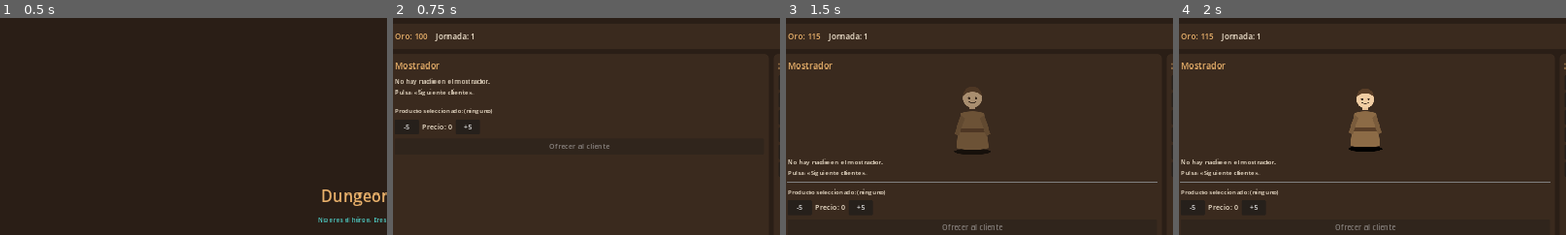
Above: before the commit, frames 1-4 (left to right).
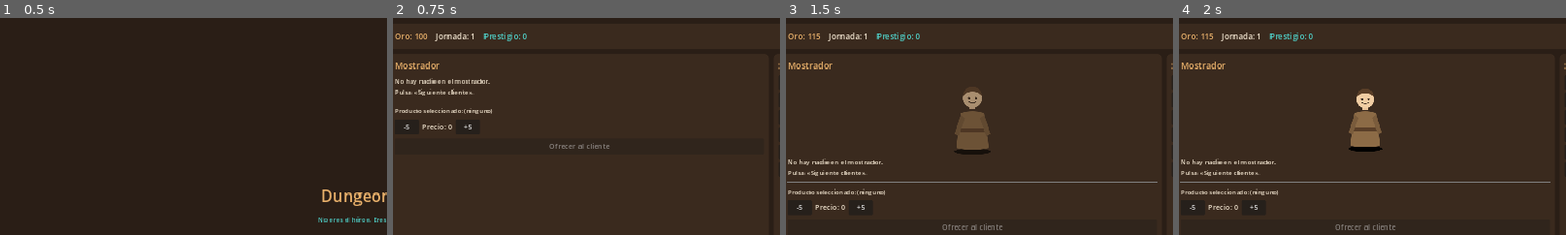
Above: after the commit, the same moments.

Repository: luckyvalentinaguirre-bot/DungeonShop
Game: Godot game, scene res://scenes/main_menu/MainMenu.tscn
The game is run twice, just before and just after one commit, with the same random seed, the same clock (stepped at 60 frames per second) and the same inputs.
Inputs:
- Up to frame 1 (0.5 s): no input
- Up to frame 2 (0.75 s): click "Nueva partida" at 0.5 s
- Up to frame 3 (1.5 s): click "Siguiente cliente" at 1.25 s
- Up to frame 4 (2 s): no input
The pictures show only the part of the screen within x 1-51%, y 0-50%; the shares and areas given below are measured in that part.

Frame 1 is identical in both runs. In frame 2, 0.2% of the frame differs, in the area x 23-35%, y 6-11%; in frame 3, 0.2%; in frame 4, 0.2%.

Commit message:
Sistemas (lote 1): reputación, mercado de materiales y héroes
- ReputationSystem: prestigio + afinidad por facción con tensiones entre rivales
  (Corona/Buhoneros, Arcano/Corona, Gremio/Artesanos). Integrado: las ventas
  atendidas y de estantería suben la reputación; el HUD muestra el prestigio.
- Mercado: GameState.buy_material() (paga y añade materiales al stock) y
  material_price(); materiales seguidos en el mercado con precio fluctuante.
- Héroes: ProfessionData, HeroProfile, ExpeditionData, ExpeditionOutcome,
  ExpeditionResolver (puro: el resultado depende del equipo vendido; los
  defectos restan poder) y HeroManager (lealtad/nivel al volver).
- EventBus: señales de reputación, héroes, eventos, misiones, logros y guardado.
- Tests: reputación y expediciones. Runner actualizado.

Co-Authored-By: Claude Opus 4.8 <noreply@anthropic.com>
Claude-Session: https://claude.ai/code/session_01BvQJaW7W6TmoPXUchrmyos

Diff:
--- /dev/null
+++ b/scripts/data/ExpeditionData.gd
@@ -0,0 +1,8 @@
+class_name ExpeditionData
+extends Resource
+## Un reto/mazmorra objetivo y su dificultad. Ver docs/systems/03_Heroes.md.
+
+@export var id: StringName = &""
+@export var display_name: String = ""
+## Dificultad del reto (se compara con el poder del equipo del héroe).
+@export var difficulty: float = 5.0
--- /dev/null
+++ b/scripts/data/HeroProfile.gd
@@ -0,0 +1,12 @@
+class_name HeroProfile
+extends Resource
+## Datos de un héroe. Los héroes compran como clientes y además parten a expediciones
+## cuyo resultado depende del equipo que les vendiste. Ver docs/systems/03_Heroes.md.
+
+@export var id: StringName = &""
+@export var display_name: String = ""
+@export var profession: ProfessionData
+@export var level: int = 1
+## Lealtad hacia la tienda (0..1): sube al equiparle bien.
+@export_range(0.0, 1.0) var loyalty: float = 0.2
+@export var traits: Array = []
--- /dev/null
+++ b/scripts/data/ProfessionData.gd
@@ -0,0 +1,9 @@
+class_name ProfessionData
+extends Resource
+## Clase/profesión de un héroe (guerrero, mago, pícaro…). Define qué equipo le
+## conviene (adecuación). Ver docs/systems/03_Heroes.md.
+
+@export var id: StringName = &""
+@export var display_name: String = ""
+## Etiquetas de equipo que le sientan bien (p. ej. &"ligero" para clases ágiles).
+@export var preferred_tags: Array = []
--- /dev/null
+++ b/scripts/heroes/ExpeditionOutcome.gd
@@ -0,0 +1,12 @@
+class_name ExpeditionOutcome
+extends RefCounted
+## Resultado estructurado de una expedición (gradiente, no binario). Ver
+## docs/systems/03_Heroes.md §4.
+
+enum Kind { TRIUMPH, NARROW, RETREAT, LOST }
+
+var kind: Kind = Kind.RETREAT
+var survived: bool = true
+var loot_value: int = 0
+var loyalty_delta: float = 0.0
+var narrative: String = ""
--- /dev/null
+++ b/scripts/heroes/ExpeditionResolver.gd
@@ -0,0 +1,50 @@
+class_name ExpeditionResolver
+extends RefCounted
+## Resuelve una expedición FUERA DE CÁMARA a partir del equipo que le vendiste al
+## héroe, la dificultad del reto, su nivel y azar acotado. Puro y determinista con
+## la misma semilla (clave para balancear y testear). Ver docs/systems/03_Heroes.md §4.
+
+## Poder de combate del equipo: mejor calidad y buenos atributos suman; los defectos
+## restan (una espada frágil puede costarle la vida al héroe).
+static func equipment_power(items: Array) -> float:
+	var power: float = 0.0
+	for it in items:
+		if it == null or it.data == null:
+			continue
+		power += 1.0 + float(it.quality)
+		if it.defect:
+			power -= 1.5
+		for value in it.attributes.values():
+			power += float(value) * 0.1
+	return maxf(0.0, power)
+
+## Calcula el resultado de la expedición (gradiente triunfo→baja).
+static func resolve(power: float, difficulty: float, hero_level: int, rng: RandomNumberGenerator) -> ExpeditionOutcome:
+	var o := ExpeditionOutcome.new()
+	var effective: float = power + float(hero_level) * 0.5 + rng.randf_range(-1.0, 1.0)
+	var ratio: float = effective / maxf(1.0, difficulty)
+	if ratio >= 1.3:
+		o.kind = ExpeditionOutcome.Kind.TRIUMPH
+		o.survived = true
+		o.loot_value = int(difficulty * 12.0)
+		o.loyalty_delta = 0.15
+		o.narrative = "Volvió victorioso, cargado de botín."
+	elif ratio >= 1.0:
+		o.kind = ExpeditionOutcome.Kind.NARROW
+		o.survived = true
+		o.loot_value = int(difficulty * 6.0)
+		o.loyalty_delta = 0.1
+		o.narrative = "Regresó herido pero vivo; tu equipo le salvó la vida."
+	elif ratio >= 0.6:
+		o.kind = ExpeditionOutcome.Kind.RETREAT
+		o.survived = true
+		o.loot_value = 0
+		o.loyalty_delta = -0.1
+		o.narrative = "Tuvo que retirarse sin botín."
+	else:
+		o.kind = ExpeditionOutcome.Kind.LOST
+		o.survived = false
+		o.loot_value = 0
+		o.loyalty_delta = 0.0
+		o.narrative = "No regresó de las Grietas. Su equipo no bastó."
+	return o
--- /dev/null
+++ b/scripts/heroes/HeroManager.gd
@@ -0,0 +1,21 @@
+class_name HeroManager
+extends RefCounted
+## Rastrea a los héroes del reino y resuelve sus expediciones. Al volver, aplica
+## lealtad y nivel según el resultado. Ver docs/systems/03_Heroes.md.
+
+var heroes: Array = []  # HeroProfile
+
+func add(hero: HeroProfile) -> void:
+	if hero != null:
+		heroes.append(hero)
+
+## Envía a un héroe a una expedición con el equipo dado y aplica el resultado.
+func send(hero: HeroProfile, expedition: ExpeditionData, equipment: Array, rng: RandomNumberGenerator) -> ExpeditionOutcome:
+	var power := ExpeditionResolver.equipment_power(equipment)
+	var outcome := ExpeditionResolver.resolve(power, expedition.difficulty, hero.level, rng)
+	hero.loyalty = clampf(hero.loyalty + outcome.loyalty_delta, 0.0, 1.0)
+	if outcome.kind == ExpeditionOutcome.Kind.TRIUMPH:
+		hero.level += 1
+	elif outcome.kind == ExpeditionOutcome.Kind.LOST:
+		heroes.erase(hero)
+	return outcome
--- a/scripts/managers/EventBus.gd
+++ b/scripts/managers/EventBus.gd
@@ -18,8 +18,30 @@
 signal customer_satisfied(customer: Object, mood: float)
 signal customer_left_unhappy(customer: Object)
 
+# --- Reputación ---
+signal reputation_changed(faction: int, value: float)
+signal prestige_changed(value: float)
+
+# --- Héroes ---
+signal hero_departed(hero: Object, expedition: Object)
+signal hero_returned(hero: Object, outcome: Object)
+signal hero_lost(hero: Object)
+
+# --- Fabricación (Fase 6-7) ---
+signal item_crafted(item: Object)
+
+# --- Eventos del reino ---
+signal event_started(event: Object)
+signal event_ended(event: Object)
+
+# --- Misiones y logros ---
+signal quest_completed(quest: Object)
+signal quest_objective_updated(quest: Object, objective: Object)
+signal achievement_unlocked(achievement: Object)
+
+# --- Guardado ---
+signal game_saved(slot: int)
+signal game_loaded(slot: int)
+
 # --- Tiempo (compartido) ---
 signal day_advanced(day: int)
-
-# Las señales de héroes, reputación, fabricación, eventos, misiones y logros se
-# añadirán en sus respectivas fases (ver docs/systems/*).
--- a/scripts/managers/GameState.gd
+++ b/scripts/managers/GameState.gd
@@ -13,6 +13,9 @@
 var item_db: ItemDatabase
 var crafting: CraftingLibrary
 var skills: PlayerSkills
+var reputation: ReputationSystem
+## Materiales que se pueden comprar en el mercado (ids del catálogo).
+var market_materials: Array = [&"mat_iron", &"mat_steel", &"mat_quicksilver"]
 var player_wallet: WalletComponent
 ## Stock de la tienda (almacén + estantería unificados en esta primera versión).
 var stock: Inventory
@@ -32,11 +35,16 @@
 	crafting.load_all()
 
 	skills = PlayerSkills.new()
+	reputation = ReputationSystem.new()
 
 	economy = EconomySystem.new()
 	economy.name = "EconomySystem"
 	add_child(economy)
 	economy.setup(_config(), rng.randi())
+	for mat_id in market_materials:
+		var mat := item_db.get_item(mat_id)
+		if mat != null:
+			economy.market.track_material(mat)
 
 	player_wallet = WalletComponent.new()
 	player_wallet.name = "PlayerWallet"
@@ -84,6 +92,32 @@
 		if skills.add_xp(PlayerSkills.SMITHING, 25):
 			skill_leveled.emit(PlayerSkills.SMITHING, skills.level_of(PlayerSkills.SMITHING))
 	return result
+
+## Registra el efecto de una venta atendida en la reputación (según la facción del
+## cliente y su ánimo). Lo llama la UI tras una venta. Ver docs/systems/04_Reputation.md.
+func record_sale_reputation(customer: Customer) -> void:
+	if customer != null and customer.data != null and reputation != null:
+		reputation.register_sale(customer.data.faction, customer.mood.value)
+
+## Precio de compra actual de un material en el mercado.
+func material_price(item_id: StringName) -> int:
+	var mat := item_db.get_item(item_id)
+	return economy.market.material_price(mat) if mat != null else 0
+
+## Compra 'qty' unidades de un material al mercado: paga y lo añade al stock.
+func buy_material(item_id: StringName, qty: int) -> bool:
+	var mat := item_db.get_item(item_id)
+	if mat == null or qty <= 0:
+		return false
+	var cost := economy.market.material_price(mat) * qty
+	if not player_wallet.can_afford(cost):
+		return false
+	player_wallet.pay(cost)
+	stock.add(ItemInstance.new(mat, 0, qty))
+	var bus := get_node_or_null("/root/EventBus")
+	if bus != null:
+		bus.emit_signal("material_purchased", mat, qty, cost)
+	return true
 
 ## Avanza una jornada: la demanda revierte y (cada semana) fluctúa el mercado.
 func advance_day() -> void:
--- /dev/null
+++ b/scripts/systems/ReputationSystem.gd
@@ -0,0 +1,57 @@
+class_name ReputationSystem
+extends RefCounted
+## Prestigio global de la tienda + afinidad por facción, con tensiones entre rivales.
+## Puro y testeable. Ver docs/systems/04_Reputation.md y docs/WorldBible.md §5.
+
+## Fracción del delta que se resta a la facción rival al subir con una (roce suave).
+const TENSION_FACTOR := 0.3
+
+## Pares enfrentados (bidireccional). Ver WorldBible §5.
+const TENSIONS := [
+	[GameEnums.Faction.CROWN, GameEnums.Faction.PEDDLERS],
+	[GameEnums.Faction.ARCANE, GameEnums.Faction.CROWN],
+	[GameEnums.Faction.GUILD, GameEnums.Faction.ARTISANS],
+]
+
+var _prestige: float = 0.0
+## Faction(int) -> afinidad (float)
+var _affinity: Dictionary = {}
+
+func prestige() -> float:
+	return _prestige
+
+func affinity_of(faction: int) -> float:
+	return float(_affinity.get(faction, 0.0))
+
+## Registra una venta satisfactoria: sube prestigio y afinidad de la facción del
+## cliente en función de su ánimo (0..1). Un mal trato (ánimo bajo) puede restar.
+func register_sale(faction: int, mood: float) -> void:
+	var quality: float = (mood - 0.5) * 2.0  # -1..1
+	_prestige = maxf(0.0, _prestige + 0.5 + quality * 0.5)
+	add_affinity(faction, 1.0 + quality)
+
+## Ajusta la afinidad de una facción; sus rivales pierden una fracción (tensión).
+func add_affinity(faction: int, delta: float) -> void:
+	_affinity[faction] = affinity_of(faction) + delta
+	if delta > 0.0:
+		for rival in rivals_of(faction):
+			_affinity[rival] = affinity_of(rival) - delta * TENSION_FACTOR
+
+## Facciones enfrentadas con la dada.
+func rivals_of(faction: int) -> Array:
+	var out: Array = []
+	for pair in TENSIONS:
+		if pair[0] == faction:
+			out.append(pair[1])
+		elif pair[1] == faction:
+			out.append(pair[0])
+	return out
+
+## Serialización (ISaveable, ver docs/systems/08_Save.md).
+func capture_state() -> Dictionary:
+	return {"prestige": _prestige, "affinity": _affinity.duplicate()}
+
+func restore_state(data: Dictionary) -> void:
+	_prestige = float(data.get("prestige", 0.0))
+	var aff = data.get("affinity", {})
+	_affinity = (aff as Dictionary).duplicate() if aff is Dictionary else {}
--- a/scripts/ui/ShopScreen.gd
+++ b/scripts/ui/ShopScreen.gd
@@ -6,6 +6,7 @@
 
 var _gold_label: Label
 var _day_label: Label
+var _prestige_label: Label
 var _customer_label: Label
 var _price_label: Label
 var _selected_label: Label
@@ -64,6 +65,8 @@
 	row.add_child(_gold_label)
 	_day_label = UiFactory.label("Jornada: 0", 20)
 	row.add_child(_day_label)
+	_prestige_label = UiFactory.label("Prestigio: 0", 20, UiFactory.COL_ARCANE)
+	row.add_child(_prestige_label)
 
 	var spacer := Control.new()
 	spacer.size_flags_horizontal = Control.SIZE_EXPAND_FILL
@@ -176,9 +179,11 @@
 	var result := ShelfPurchaseResolver.resolve(customer.need, offers, customer.wallet, GameState.player_wallet, GameState.economy.demand)
 	if result.bought:
 		GameState.stock.remove(result.item.data.id, 1)
+		GameState.record_sale_reputation(customer)
 		_log_line("[color=#8fd08a]%s cogió %s de la estantería y pagó %d coronas.[/color]" % [customer.display_name(), result.item.data.display_name, result.price])
 		_character.play_happy()
 		_refresh_stock()
+		_refresh_hud()
 	else:
 		_log_line("%s miró la estantería y se fue sin comprar (%s)." % [customer.display_name(), _cat_name(customer.need.category)])
 		_character.play_sad()
@@ -213,8 +218,10 @@
 	var result := _controller.receive_offer(unit, _offer_price, GameState.economy, GameState.player_wallet)
 	if result.sold:
 		GameState.stock.remove(_selected_slot.data.id, 1)
+		GameState.record_sale_reputation(_current)
 		_log_line("[color=#8fd08a]Vendiste %s a %s por %d coronas.[/color]" % [_selected_slot.data.display_name, _current.display_name(), _offer_price])
 		_character.play_happy()
+		_refresh_hud()
 		_end_visit()
 	elif result.reason == "wrong_item":
 		_log_line("A %s no le sirve %s (quería %s)." % [_current.display_name(), _selected_slot.data.display_name, _cat_name(_current.need.category)])
@@ -243,6 +250,8 @@
 		_gold_label.text = "Oro: %d" % GameState.gold()
 	if _day_label != null:
 		_day_label.text = "Jornada: %d" % GameState.day
+	if _prestige_label != null:
+		_prestige_label.text = "Prestigio: %d" % int(GameState.reputation.prestige())
 
 func _refresh_stock() -> void:
 	for child in _stock_box.get_children():
--- a/tests/run_tests.gd
+++ b/tests/run_tests.gd
@@ -29,6 +29,9 @@
 	preload("res://tests/unit/test_crafting_resolver.gd"),
 	# Habilidades (Fase 7)
 	preload("res://tests/unit/test_player_skills.gd"),
+	# Reputación y héroes
+	preload("res://tests/unit/test_reputation_system.gd"),
+	preload("res://tests/unit/test_expedition_resolver.gd"),
 ]
 
 func _initialize() -> void:
--- /dev/null
+++ b/tests/unit/test_expedition_resolver.gd
@@ -0,0 +1,41 @@
+extends Test
+## Tests de ExpeditionResolver (héroes). Ver docs/systems/03_Heroes.md.
+
+func _rng(seed_value: int = 7) -> RandomNumberGenerator:
+	var rng := RandomNumberGenerator.new()
+	rng.seed = seed_value
+	return rng
+
+func _item(quality: int, defect: bool = false) -> ItemInstance:
+	var d := ItemData.new()
+	d.category = GameEnums.Category.WEAPON
+	var inst := ItemInstance.new(d, quality, 1)
+	inst.defect = defect
+	return inst
+
+func test_power_grows_with_quality() -> void:
+	var low := ExpeditionResolver.equipment_power([_item(0)])
+	var high := ExpeditionResolver.equipment_power([_item(5)])
+	assert_true(high > low, "mejor calidad => más poder de equipo")
+
+func test_defect_reduces_power() -> void:
+	var clean := ExpeditionResolver.equipment_power([_item(3, false)])
+	var faulty := ExpeditionResolver.equipment_power([_item(3, true)])
+	assert_true(faulty < clean, "un objeto defectuoso resta poder")
+
+func test_good_gear_easy_dungeon_triumphs() -> void:
+	var power := ExpeditionResolver.equipment_power([_item(5), _item(5), _item(4)])
+	var o := ExpeditionResolver.resolve(power, 3.0, 3, _rng())
+	assert_true(o.survived)
+	assert_eq(o.kind, ExpeditionOutcome.Kind.TRIUMPH)
+	assert_true(o.loot_value > 0)
+
+func test_no_gear_hard_dungeon_is_lost() -> void:
+	var o := ExpeditionResolver.resolve(0.0, 20.0, 1, _rng())
+	assert_false(o.survived)
+	assert_eq(o.kind, ExpeditionOutcome.Kind.LOST)
+
+func test_deterministic_same_seed() -> void:
+	var a := ExpeditionResolver.resolve(5.0, 6.0, 2, _rng(42))
+	var b := ExpeditionResolver.resolve(5.0, 6.0, 2, _rng(42))
+	assert_eq(a.kind, b.kind, "mismo seed => mismo resultado")
--- /dev/null
+++ b/tests/unit/test_reputation_system.gd
@@ -0,0 +1,27 @@
+extends Test
+## Tests de ReputationSystem. Ver docs/systems/04_Reputation.md.
+
+func test_sale_raises_prestige_and_affinity() -> void:
+	var r := ReputationSystem.new()
+	r.register_sale(GameEnums.Faction.GUILD, 0.9)
+	assert_true(r.prestige() > 0.0, "una venta contenta sube el prestigio")
+	assert_true(r.affinity_of(GameEnums.Faction.GUILD) > 0.0)
+
+func test_tension_lowers_rival() -> void:
+	var r := ReputationSystem.new()
+	# Corona y Buhoneros están enfrentados.
+	r.add_affinity(GameEnums.Faction.CROWN, 2.0)
+	assert_true(r.affinity_of(GameEnums.Faction.PEDDLERS) < 0.0, "subir con Corona resta a Buhoneros")
+
+func test_rivals_lookup() -> void:
+	var r := ReputationSystem.new()
+	assert_true(r.rivals_of(GameEnums.Faction.GUILD).has(GameEnums.Faction.ARTISANS))
+
+func test_save_roundtrip() -> void:
+	var r := ReputationSystem.new()
+	r.register_sale(GameEnums.Faction.ARCANE, 0.8)
+	var data := r.capture_state()
+	var r2 := ReputationSystem.new()
+	r2.restore_state(data)
+	assert_almost_eq(r2.prestige(), r.prestige())
+	assert_almost_eq(r2.affinity_of(GameEnums.Faction.ARCANE), r.affinity_of(GameEnums.Faction.ARCANE))
